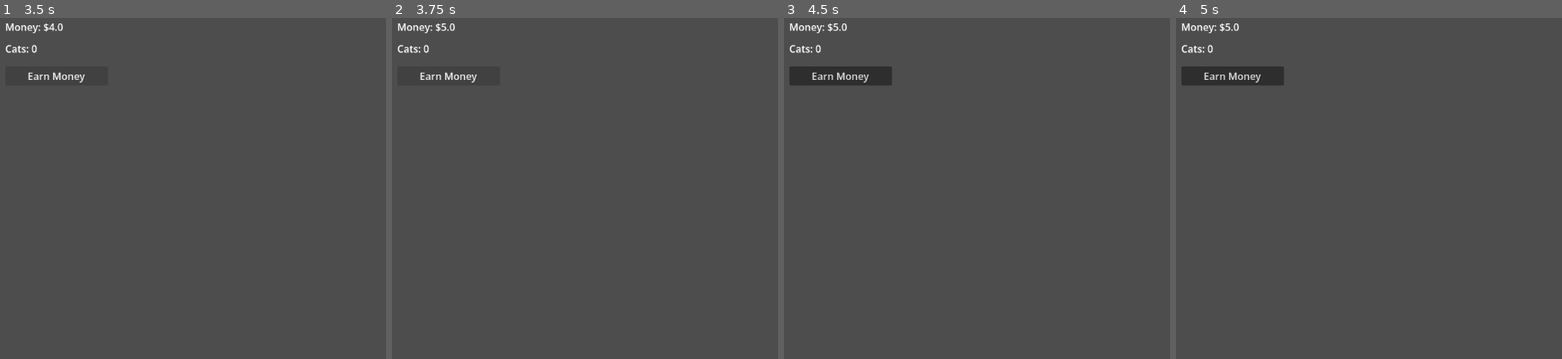
Above: before the commit, frames 1-4 (left to right).
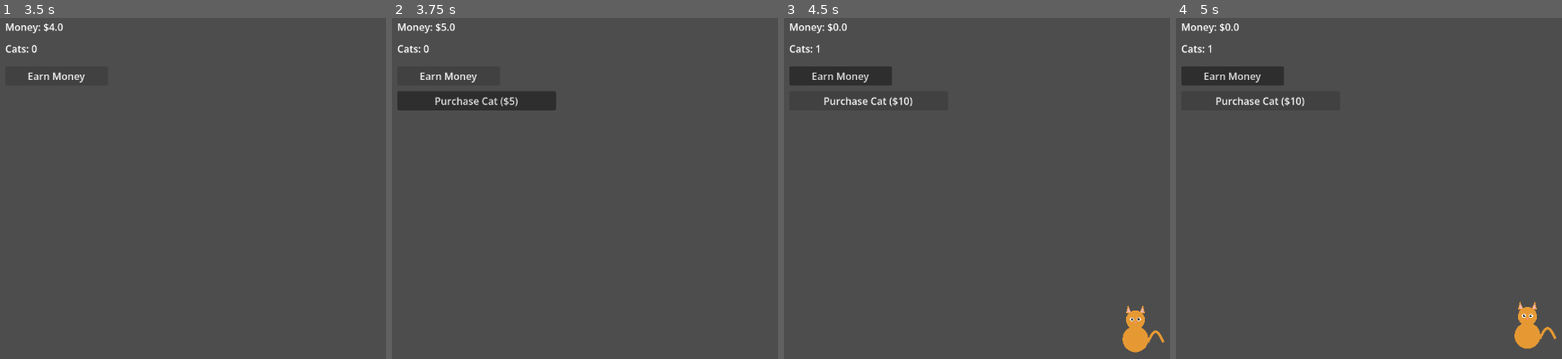
Above: after the commit, the same moments.

Repository: jaggasaurus-rex/cat-idler
Game: Godot game, scene res://scenes/Main.tscn
Two runs of this game, one before a commit and one after it. Both use one fixed random seed, a clock stepped at 60 frames per second and the inputs below.
Inputs (mouse positions are in pixels of both pictures, inside the frame that each line leads up to):
- Up to frame 1 (3.5 s): click "Earn Money" at 0.5 s; click "Earn Money" at 1.25 s; click "Earn Money" at 2 s; tap Enter at 2.75 s
- Up to frame 2 (3.75 s): tap Space at 3.5 s
- Up to frame 3 (4.5 s): click (868, 99) at 4.25 s, where only the run after the commit has a clickable "Purchase Cat ($5)"
- Up to frame 4 (5 s): no input

Frame 1 is identical in both runs. In frame 2, 2.2% of the frame differs, in the area x 1-43%, y 21-28%; in frame 3, 1.0%; in frame 4, 1.0%.

Commit message:
Onlypaws passive income + info panel; next_cat_cost starts at $5
GameState:
- next_cat_cost 20 -> 5
- add onlypaws_unlocked (latch at cats >= 3 inside buy_cat)
- add paws_income_rate; _update_paws_rate() uses integer floor division
  (float(cats/3)): 0-2 cats=$0/s, 3-5=$1/s, 6-8=$2/s, etc.
- _process(delta) accumulates passive income when unlocked

Main.gd:
- 3 new @onready refs (onlypaws_button, income label, info panel)
- _process(): updates income label text; one-way latch for onlypaws nodes
- _on_onlypaws_button_pressed(): toggles info panel visible (no game effect)

Main.tscn:
- OnlypawsButton (hidden, y=175-205, connection wired)
- OnlypawsIncomeLabel (hidden, y=210-235)
- OnlypawsInfoPanel PanelContainer (hidden, y=62-170, above button)
  └── InfoLabel with 3-line description, autowrap on

Diff:
--- a/autoloads/GameState.gd
+++ b/autoloads/GameState.gd
@@ -4,8 +4,15 @@
 
 var money: float = 0.0
 var cats: int = 0
-var next_cat_cost: float = 20.0
+var next_cat_cost: float = 5.0
 var shop_unlocked: bool = false
+var onlypaws_unlocked: bool = false
+var paws_income_rate: float = 0.0
+
+
+func _process(delta: float) -> void:
+	if onlypaws_unlocked:
+		money += paws_income_rate * delta
 
 
 func click() -> void:
@@ -20,4 +27,13 @@
 	money -= next_cat_cost
 	cats += 1
 	next_cat_cost *= 2.0
+	if not onlypaws_unlocked and cats >= 3:
+		onlypaws_unlocked = true
+	_update_paws_rate()
 	cat_purchased.emit()
+
+
+# Income tier: 0/sec for 0-2 cats, 1/sec for 3-5, 2/sec for 6-8, etc.
+# Uses integer floor division — never fractional or linear.
+func _update_paws_rate() -> void:
+	paws_income_rate = float(cats / 3)
--- a/scenes/Main.gd
+++ b/scenes/Main.gd
@@ -6,6 +6,9 @@
 @onready var cats_label: Label = $CatsLabel
 @onready var purchase_cat_button: Button = $PurchaseCatButton
 @onready var cat_container: Node2D = $CatContainer
+@onready var onlypaws_button: Button = $OnlypawsButton
+@onready var onlypaws_income_label: Label = $OnlypawsIncomeLabel
+@onready var onlypaws_info_panel: PanelContainer = $OnlypawsInfoPanel
 
 
 func _ready() -> void:
@@ -16,8 +19,15 @@
 	money_label.text = "Money: $%.1f" % GameState.money
 	cats_label.text = "Cats: %d" % GameState.cats
 	purchase_cat_button.text = "Purchase Cat ($%.0f)" % GameState.next_cat_cost
+	onlypaws_income_label.text = "Onlypaws: $%.0f/sec" % GameState.paws_income_rate
+
 	if GameState.shop_unlocked and not purchase_cat_button.visible:
 		purchase_cat_button.visible = true
+
+	# One-way latch — both the button and income label appear together
+	if GameState.onlypaws_unlocked and not onlypaws_button.visible:
+		onlypaws_button.visible = true
+		onlypaws_income_label.visible = true
 
 
 func _on_earn_money_button_pressed() -> void:
@@ -26,6 +36,11 @@
 
 func _on_purchase_cat_button_pressed() -> void:
 	GameState.buy_cat()
+
+
+# Info panel is a toggle — the button itself has no game effect.
+func _on_onlypaws_button_pressed() -> void:
+	onlypaws_info_panel.visible = not onlypaws_info_panel.visible
 
 
 func _on_cat_purchased() -> void:
--- a/scenes/Main.tscn
+++ b/scenes/Main.tscn
@@ -40,10 +40,44 @@
 offset_right = 275.0
 offset_bottom = 165.0
 visible = false
-text = "Purchase Cat ($20)"
+text = "Purchase Cat ($5)"
+
+[node name="OnlypawsButton" type="Button" parent="."]
+layout_mode = 0
+offset_left = 20.0
+offset_top = 175.0
+offset_right = 275.0
+offset_bottom = 205.0
+visible = false
+text = "Sell pics on Onlypaws"
+
+[node name="OnlypawsIncomeLabel" type="Label" parent="."]
+layout_mode = 0
+offset_left = 20.0
+offset_top = 210.0
+offset_right = 350.0
+offset_bottom = 235.0
+visible = false
+text = "Onlypaws: $0/sec"
+
+[node name="OnlypawsInfoPanel" type="PanelContainer" parent="."]
+layout_mode = 0
+offset_left = 20.0
+offset_top = 62.0
+offset_right = 420.0
+offset_bottom = 170.0
+visible = false
+
+[node name="InfoLabel" type="Label" parent="OnlypawsInfoPanel"]
+layout_mode = 2
+autowrap_mode = 3
+text = "Post your cats on Onlypaws!
+Earns $1/sec for every 3 cats you own.
+Buy more cats to increase your income."
 
 [node name="CatContainer" type="Node2D" parent="."]
 position = Vector2(576, 530)
 
 [connection signal="pressed" from="EarnMoneyButton" to="." method="_on_earn_money_button_pressed"]
 [connection signal="pressed" from="PurchaseCatButton" to="." method="_on_purchase_cat_button_pressed"]
+[connection signal="pressed" from="OnlypawsButton" to="." method="_on_onlypaws_button_pressed"]
Not shown, changed: CONTEXT.md
